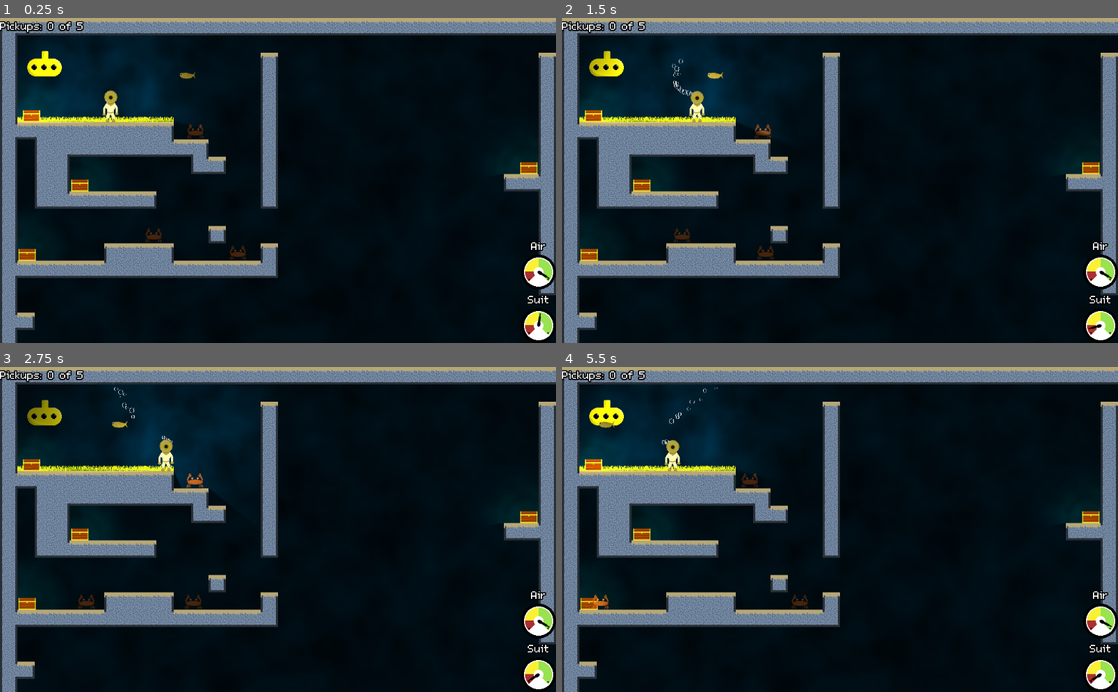
Above: before the commit, frames 1-4 (two rows, left to right).
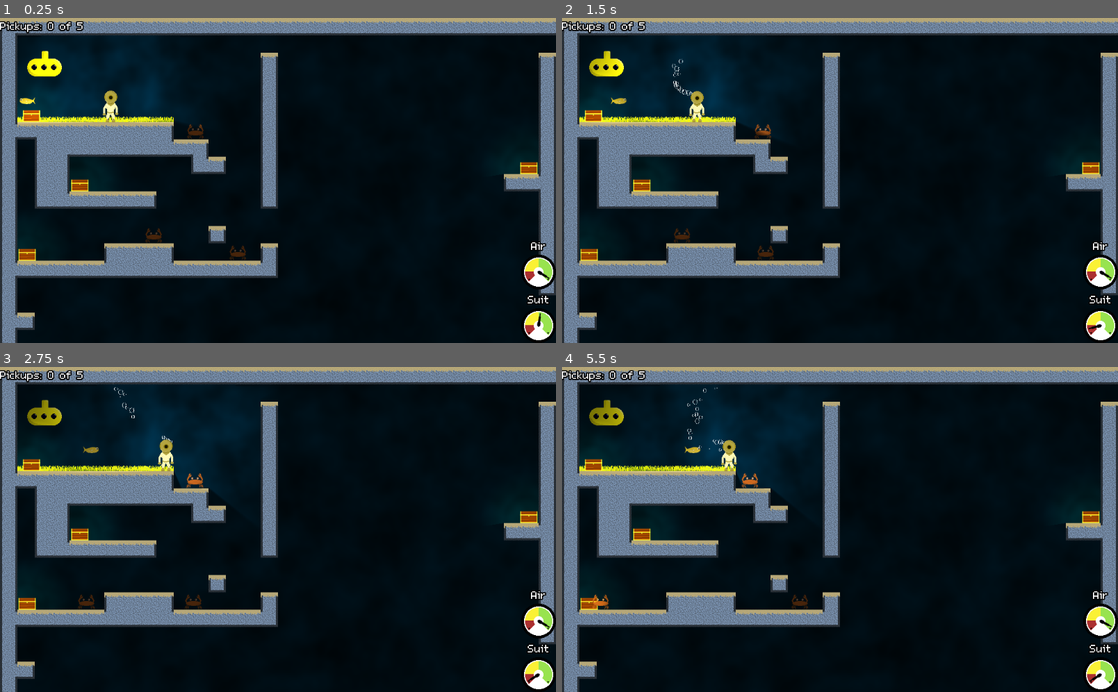
Above: after the commit, the same moments.

Repository: bengosney/diver
Game: Godot game, scene res://Main.tscn
Two runs of this game, one before a commit and one after it. Both use one fixed random seed, a clock stepped at 60 frames per second and the inputs below.
Inputs:
- Up to frame 1 (0.25 s): no input
- Up to frame 2 (1.5 s): hold Down (buoyancy_dec) 0.53-1.28 s; hold Right (walk_right) from 0.53 s (still down); tap Up (buoyancy_inc) at 1.35 s
- Up to frame 3 (2.75 s): release Right (walk_right) at 2.03 s; hold Left (walk_left) from 2.03 s (still down); hold Down (buoyancy_dec) from 2.03 s (still down)
- Up to frame 4 (5.5 s): release Down (buoyancy_dec) at 2.78 s; tap Up (buoyancy_inc) at 2.85, 4.35 s; hold Down (buoyancy_dec) 3.53-4.28 s; release Left (walk_left) at 4.28 s; hold Right (walk_right) from 4.28 s (still down); hold Down (buoyancy_dec) from 5.03 s (still down)

The runs differ from the first frame. In frame 1, less than 0.1% of the frame differs, in the area x 3-36%, y 16-27%; in frame 2, less than 0.1%; in frame 3, less than 0.1%; in frame 4, 1.9%, in the area x 3-45%, y 10-40%.

Commit message:
Most of a puffer fish

Diff:
--- a/MainLevel/MainLevel.tscn
+++ b/MainLevel/MainLevel.tscn
@@ -49,9 +49,9 @@
 
 [node name="TextureRect" type="TextureRect" parent="ParallaxBackground/Fog1"]
 material = SubResource( 3 )
-margin_left = -677.0
+margin_left = -672.0
 margin_top = -561.0
-margin_right = 2018.0
+margin_right = 2023.0
 margin_bottom = 1109.0
 texture = SubResource( 2 )
 stretch_mode = 2
@@ -114,6 +114,6 @@
 position = Vector2( 368, 95 )
 
 [node name="Puffer" parent="Enemies" groups=["enemies"] instance=ExtResource( 7 )]
-position = Vector2( 355, 42 )
+position = Vector2( 60, 89 )
 
 [connection signal="player_entered" from="Sub" to="." method="_on_Sub_player_entered"]
--- a/Puffer/Puffer.gd
+++ b/Puffer/Puffer.gd
@@ -5,23 +5,52 @@
 enum Directions { LEFT, RIGHT }
 
 export(Directions) var starting_direction = Directions.LEFT
+export(int) var view_distance = 50
+export(float) var view_angle = 100
 
 var gravity = 800
 var buoyancy = 800
 var speed = 50
 var acceleration = 0.25
-var friction = 0.01
+var friction = 0.05
 
 var velocity = Vector2.ZERO
 var direction = Directions.LEFT
 
+var players = []
+var puffed = false
+
 
 func _ready():
 	direction = starting_direction
-	_set_sprit_flip()
+	_set_sprite_flip()
+	players = get_tree().get_nodes_in_group("player")
+	check_should_puff()
 
 
-func _set_sprit_flip():
+func draw_view_cone():
+	var thing = view_angle / 2
+
+
+func check_should_puff():
+	for player in players:
+		var dist = position.distance_to(player.get_global_position())
+		if dist > view_distance:
+			continue
+
+		var deg = rad2deg(get_angle_to(player.get_global_position()))
+
+		var to = view_angle / 2
+		var from = -to
+
+		if deg > min(to, from) and deg < max(to, from):
+			puffed = true
+			return
+
+	puffed = false
+
+
+func _set_sprite_flip():
 	$AnimatedSprite.set_flip_h(direction == Directions.LEFT)
 
 
@@ -31,7 +60,7 @@
 	else:
 		direction = Directions.LEFT
 
-	_set_sprit_flip()
+	_set_sprite_flip()
 
 
 func swim():
@@ -44,10 +73,18 @@
 	if direction == Directions.RIGHT:
 		dir += 1
 
-	if dir != 0:
+	if dir != 0 and !puffed:
 		velocity.x = lerp(velocity.x, dir * speed, acceleration)
 	else:
 		velocity.x = lerp(velocity.x, 0, friction)
+
+
+func _process(_delta):
+	check_should_puff()
+	if puffed:
+		$AnimatedSprite.frame = 1
+	else:
+		$AnimatedSprite.frame = 0
 
 
 func _physics_process(delta):
--- a/Puffer/Puffer.tscn
+++ b/Puffer/Puffer.tscn
@@ -21,6 +21,9 @@
 scale = Vector2( 0.5, 0.5 )
 script = ExtResource( 3 )
 
+[node name="Roated" type="Node2D" parent="."]
+rotation = 3.14159
+
 [node name="AnimatedSprite" type="AnimatedSprite" parent="."]
 frames = SubResource( 1 )
 
